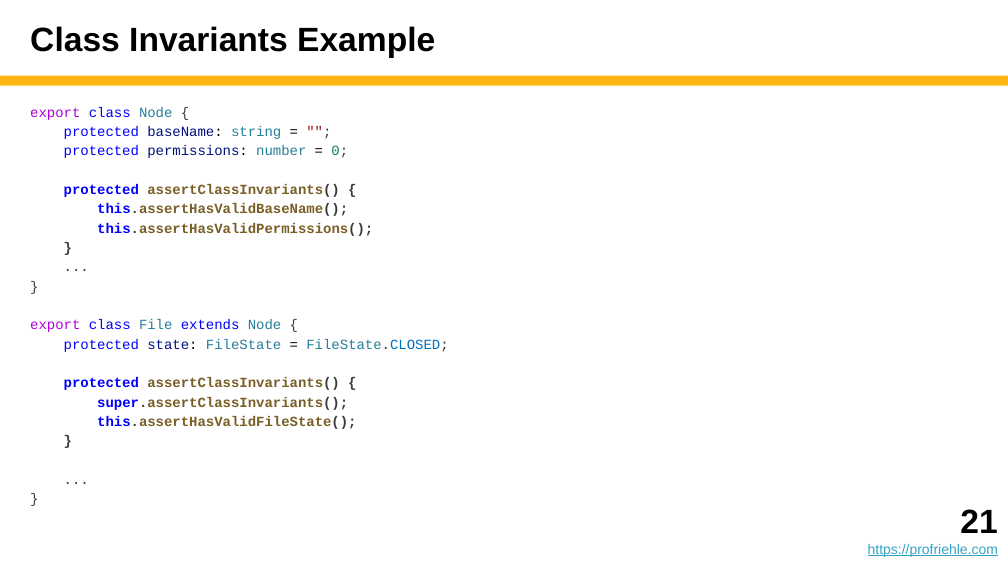
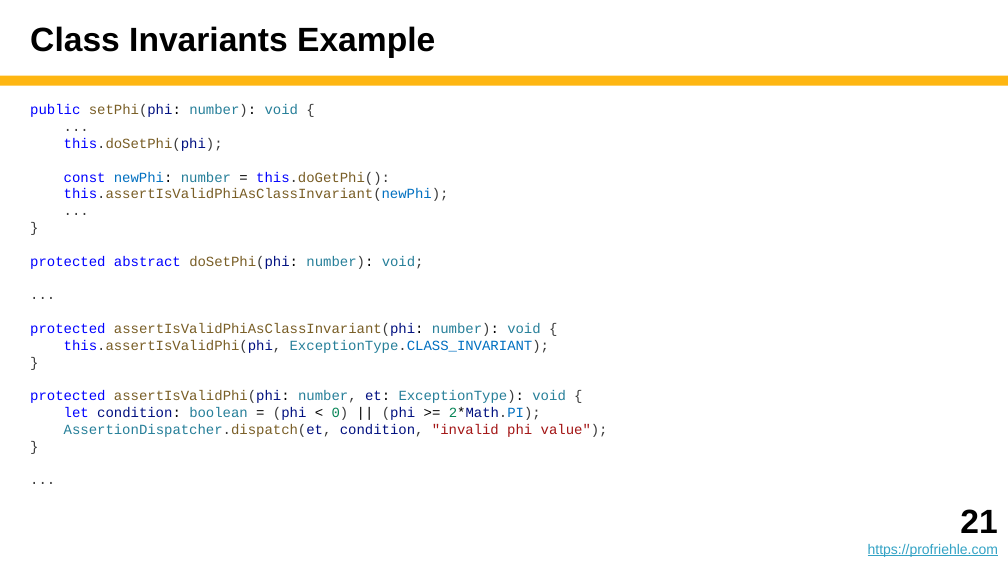
Before and after one commit to dirkriehle/adap-course, a slide deck: slide 21 of Lecture slides/ADAP B04 - Design by Contract.pptx. Drawn at 1008x567 pixels with LibreOffice and Linux fonts; fonts in the diff are those of the drawing. Boxes give left, top, right and bottom in pixels: in the first picture for what was removed or moved away, otherwise in the second. Text is boxed around its words. In the diff, an @@ line names an element or a change of style, - is before the commit and + after.

```diff
--- a/Lecture slides/ADAP B04 - Design by Contract.pptx
+++ b/Lecture slides/ADAP B04 - Design by Contract.pptx
@@ text at box(30, 104, 608, 437): text changed; bold off @@
-export class Node {
-protected baseName: string = "";
-protected permissions: number = 0;
-protected assertClassInvariants() {
-this.assertHasValidBaseName();
-this.assertHasValidPermissions();
+public setPhi(phi: number): void {
+...
+this.doSetPhi(phi);
+const newPhi: number = this.doGetPhi():
+this.assertIsValidPhiAsClassInvariant(newPhi);
+...
+}
+protected abstract doSetPhi(phi: number): void;
+...
+protected assertIsValidPhiAsClassInvariant(phi: number): void {
+this.assertIsValidPhi(phi, ExceptionType.CLASS_INVARIANT);
+}
+protected assertIsValidPhi(phi: number, et: ExceptionType): void {
+let condition: boolean = (phi < 0) || (phi >= 2*Math.PI);
+AssertionDispatcher.dispatch(et, condition, "invalid phi value");
@@ text "public setPhi(phi: number): void {" at box(30, 104, 608, 437): bold off in "}"; line spacing 1.15 to 1 @@
@@ text at box(30, 319, 448, 429): paragraphs removed @@
-}
-export class File extends Node {
-protected state: FileState = FileState.CLOSED;
-protected assertClassInvariants() {
-super.assertClassInvariants();
-this.assertHasValidFileState();
-}
-...
-}
```
Also in this commit, not shown: 4 other slides changed, 9 other files.
